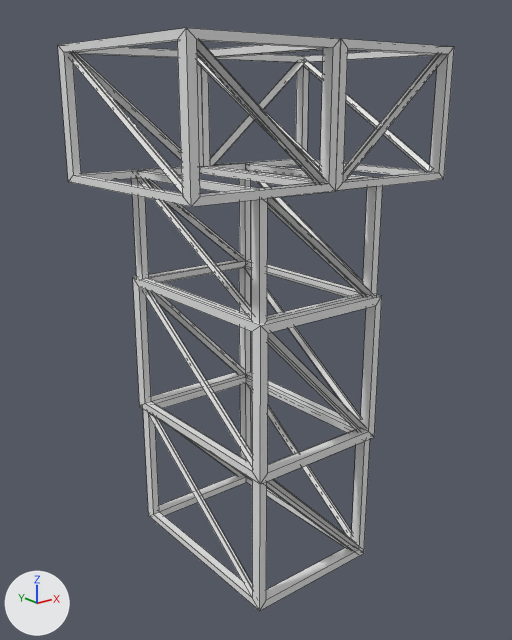
One commit to the OBJ model Assets/MAP/Mesh/ISO/Container Gallery Foundation.obj: the scene before it, then after it.
Both versions are drawn from a 50 mm lens placed at (-5.94, -7.54, 6.23), pointed at (0.13, 0.06, 3.19). The lights are fixed; the arrows at lower left show +X, +Y and +Z. Mesh edges are drawn as thin lines. Where no turn or scale is listed for an object, it has been applied to the vertices.

Objects in the first picture: 'Cube.010_Cube.016', 'Cube.011_Cube.017', 'Cube.012_Cube.018', 'Cube.032_Cube.023', 'Cube.033_Cube.024'.
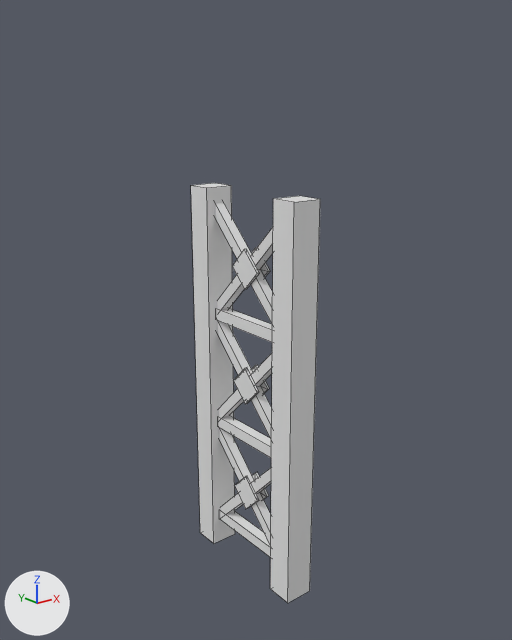
What the commit changed:
me_cube_033_cube_024 is used by ob_cube_033_cube_024; location (0.0, 0.0, 0.0).
me_cube_033_cube_024 had 88 vertices, 88 faces and spanned x 0.14..2.2, y -1.46..1.46, z 5.17..6.86.
me_cube_033_cube_024 now has 48 vertices, 46 faces and spans x -0.11..0.11, y -0.93..0.87, z 1.31..3.16.
me_cube_033_cube_024 part 1: the whole mesh is rebuilt.
Mesh me_cube_052_cube_029 is new.
It consists of a box spanning x -0.09..0.09, y -0.74..0.74, z -0.33..-0.16; a box spanning x -0.09..0.09, y -0.74..0.74, z 1.32..1.49; a box spanning x -0.09..0.09, y -0.74..0.74, z 3.07..3.24.
Mesh me_cube_048_cube_025 is new.
It has 48 vertices, 46 faces and spans x -0.11..0.11, y -0.93..0.87, z 3.04..4.89.
Mesh me_cube_032_cube_017 is new.
It has 48 vertices, 46 faces and spans x -0.11..0.11, y -0.93..0.87, z -0.43..1.41.
Mesh me_cube_012_cube_016 is new.
It consists of a box spanning x -0.22..0.22, y -1.12..-0.72, z -0.74..5.03; a box spanning x -0.22..0.22, y 0.72..1.12, z -0.74..5.03.
Object 'Cube.010_Cube.016' (ob_cube_010_cube_016) is deleted.
Object 'Cube.011_Cube.017' (ob_cube_011_cube_017) is deleted.
Object 'Cube.012_Cube.018' (ob_cube_012_cube_018) is deleted.
Object 'Cube.032_Cube.023' (ob_cube_032_cube_023) is deleted.
Object 'Cube.052_Cube.029' (ob_cube_052_cube_029) is new; it shows me_cube_052_cube_029.
Its location is (0.0, 0.0, 0.0).
Object 'Cube.048_Cube.025' (ob_cube_048_cube_025) is new; it shows me_cube_048_cube_025.
Its location is (0.0, 0.0, 0.0).
Object 'Cube.032_Cube.017' (ob_cube_032_cube_017) is new; it shows me_cube_032_cube_017.
Its location is (0.0, 0.0, 0.0).
Object 'Cube.012_Cube.016' (ob_cube_012_cube_016) is new; it shows me_cube_012_cube_016.
Its location is (0.0, 0.0, 0.0).

Pixel boxes [x1, y1, x2, y2] of what changed, in the pictures (512 x 640 px):
'Cube.012_Cube.016', added: after [191, 183, 320, 603]
'Cube.032_Cube.023', deleted: before [58, 28, 341, 207]
'Cube.011_Cube.017', deleted: before [133, 260, 382, 484]
'Cube.033_Cube.024', reshaped: before [202, 39, 454, 191]; after [217, 321, 272, 439]
'Cube.010_Cube.016', deleted: before [143, 376, 370, 611]
'Cube.012_Cube.018', deleted: before [132, 163, 383, 324]
'Cube.048_Cube.025', added: after [215, 202, 273, 323]
'Cube.052_Cube.029', added: after [216, 309, 272, 557]
'Cube.032_Cube.017', added: after [219, 428, 271, 547]
